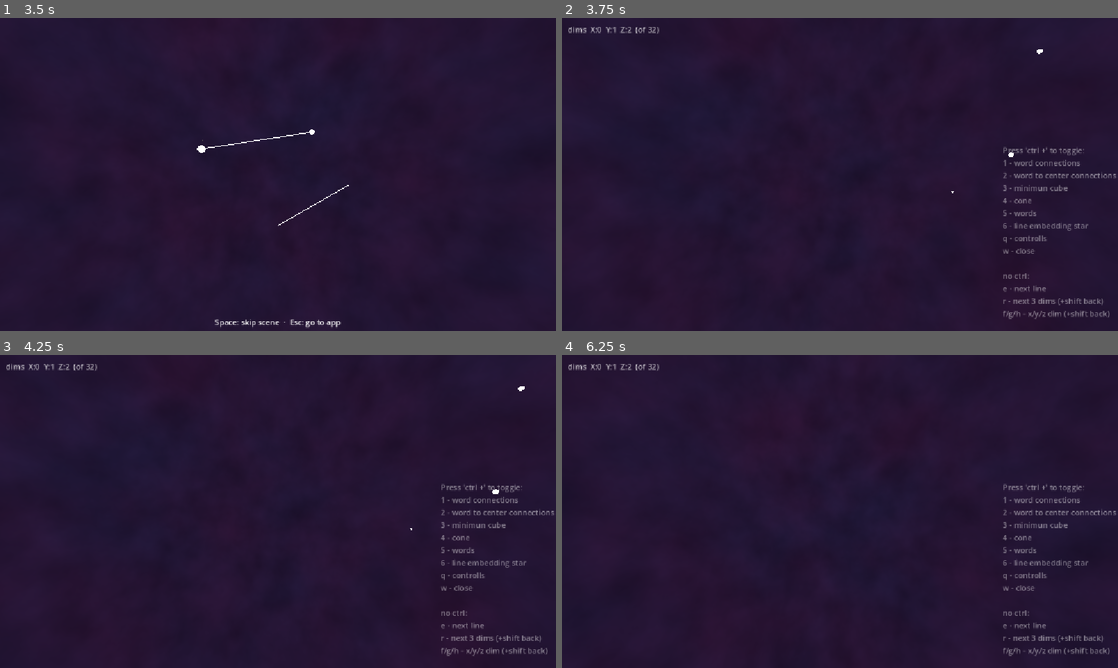
Above: before the commit, frames 1-4 (two rows, left to right).
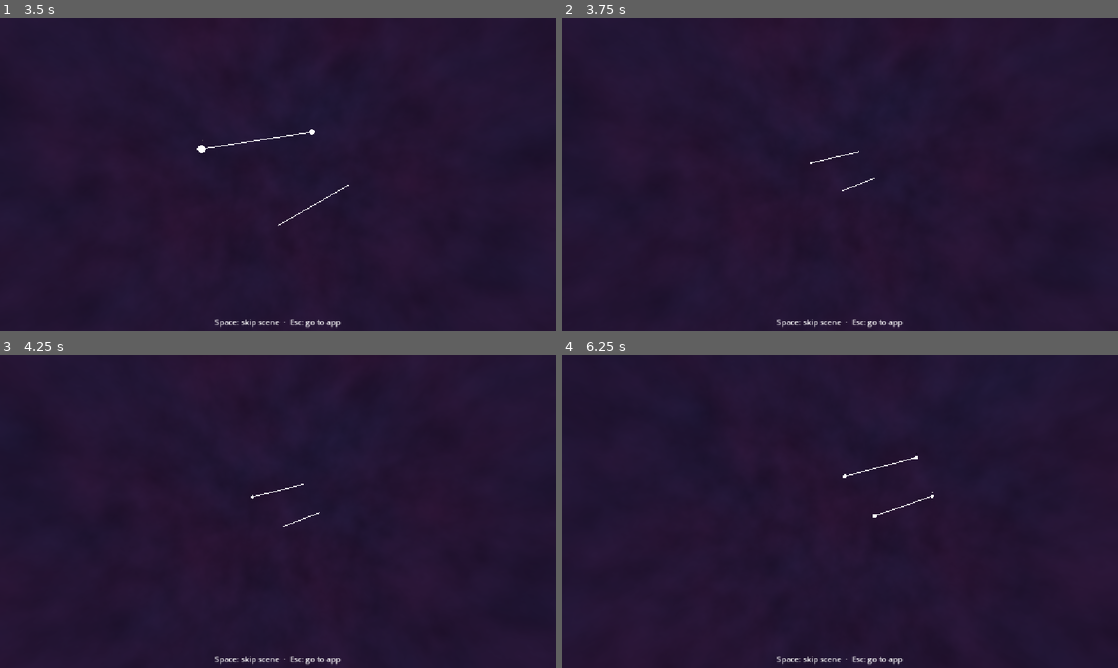
Above: after the commit, the same moments.

Repository: JohnnyEch0/embedding-test
Game: Godot game, scene res://intro.tscn
The game is run twice, just before and just after one commit, with the same random seed, the same clock (stepped at 60 frames per second) and the same inputs. This scene is started directly instead of the project's main scene.
Inputs (mouse positions are in pixels of both pictures, inside the frame that each line leads up to):
- Up to frame 1 (3.5 s): tap Enter at 0.5, 2.75 s; move the mouse to (400, 158) at 0.52 s; hold D (move_right) 0.53-1.28 s; hold F (dim_x_plus) 0.53-1.28 s; move the mouse to (166, 190) at 1.27 s; hold S (move_back) 1.28-2.03 s; tap G (dim_y_plus) at 1.35 s; tap Space (move_up) at 2 s; move the mouse to (333, 105) at 2.02 s; hold D (move_right) 2.03-2.78 s; hold H (dim_z_plus) 2.03-2.78 s; move the mouse to (250, 237) at 2.77 s; hold W (move_forward) from 2.78 s (still down); tap R (next_dims) at 2.85 s
- Up to frame 2 (3.75 s): tap Space (move_up) at 3.5 s; move the mouse to (1006, 221) at 3.52 s; release W (move_forward) at 3.53 s; hold A (move_left) from 3.53 s (still down); hold E (next_line) from 3.53 s (still down)
- Up to frame 3 (4.25 s): keep holding A (move_left); keep holding E (next_line)
- Up to frame 4 (6.25 s): move the mouse to (795, 508) at 4.27 s; release A (move_left) at 4.28 s; release E (next_line) at 4.28 s; hold W (move_forward) 4.28-5.78 s; tap 1 at 4.35 s; move the mouse to (845, 511) at 5.02 s; tap 2 at 5.1 s; move the mouse to (817, 505) at 5.77 s; hold D (move_right) from 5.78 s (still down); tap 5 at 5.85 s

Frame 1 is identical in both runs. In frame 2, 1.7% of the frame differs, in the area x 1-100%, y 2-100%; in frame 3, 1.7%; in frame 4, 1.8%.

Commit message:
intro: camera glide scene through the stars

Diff:
--- a/godot/intro.tscn
+++ b/godot/intro.tscn
@@ -1,9 +1,10 @@
-[gd_scene load_steps=8 format=3 uid="uid://bintro0mother0"]
+[gd_scene load_steps=9 format=3 uid="uid://bintro0mother0"]
 
 [ext_resource type="Script" path="res://intro.gd" id="1_intro"]
 [ext_resource type="Shader" uid="uid://d0ghiwya5633m" path="res://space.gdshader" id="2_space"]
 [ext_resource type="PackedScene" path="res://intro/title_scene.tscn" id="3_title"]
 [ext_resource type="PackedScene" path="res://intro/stars_scene.tscn" id="4_stars"]
+[ext_resource type="PackedScene" path="res://intro/camera_scene.tscn" id="5_camera"]
 
 [sub_resource type="ShaderMaterial" id="ShaderMaterial_intro"]
 shader = ExtResource("2_space")
@@ -22,7 +23,7 @@
 
 [node name="Intro" type="Node3D"]
 script = ExtResource("1_intro")
-scenes = [ExtResource("3_title"), ExtResource("4_stars")]
+scenes = [ExtResource("3_title"), ExtResource("4_stars"), ExtResource("5_camera")]
 
 [node name="WorldEnvironment" type="WorldEnvironment" parent="."]
 environment = SubResource("Environment_intro")
--- /dev/null
+++ b/godot/intro/camera_scene.gd
@@ -0,0 +1,49 @@
+class_name CameraScene
+extends IntroScene
+
+@export var path: Array[Vector3] = [
+	Vector3(0, 0, 120),
+	Vector3(45, 25, 50),
+	Vector3(-25, 5, -30),
+]
+@export var look_target := Vector3.ZERO
+@export var duration := 8.0
+
+const StarsTscn := preload("res://intro/stars_scene.tscn")
+
+var _tween: Tween = null
+
+
+func start() -> void:
+	if path.size() < 2:
+		push_error("CameraScene: path needs at least 2 points, finishing at once.")
+		_finish()
+		return
+	if camera == null:
+		push_error("CameraScene: no camera injected, finishing at once.")
+		_finish()
+		return
+	var stars := StarsTscn.instantiate()
+	add_child(stars)
+	stars.start()
+	_tween = create_tween()
+	_tween.tween_method(_move, 0.0, 1.0, duration)
+	_tween.tween_callback(_finish)
+
+
+func skip() -> void:
+	if _tween != null and _tween.is_valid():
+		_tween.kill()
+	_finish()
+
+
+func _move(t: float) -> void:
+	camera.position = _pos_at(t)
+	camera.look_at(look_target)
+
+
+func _pos_at(t: float) -> Vector3:
+	var segs: int = path.size() - 1
+	var f: float = clampf(t, 0.0, 1.0) * float(segs)
+	var i: int = clampi(int(f), 0, segs - 1)
+	return path[i].lerp(path[i + 1], f - float(i))
--- /dev/null
+++ b/godot/intro/camera_scene.tscn
@@ -0,0 +1,6 @@
+[gd_scene load_steps=2 format=3 uid="uid://bcamera0scene0"]
+
+[ext_resource type="Script" path="res://intro/camera_scene.gd" id="1_camera"]
+
+[node name="CameraScene" type="Node"]
+script = ExtResource("1_camera")
Not shown, added: godot/intro/camera_scene.gd.uid
